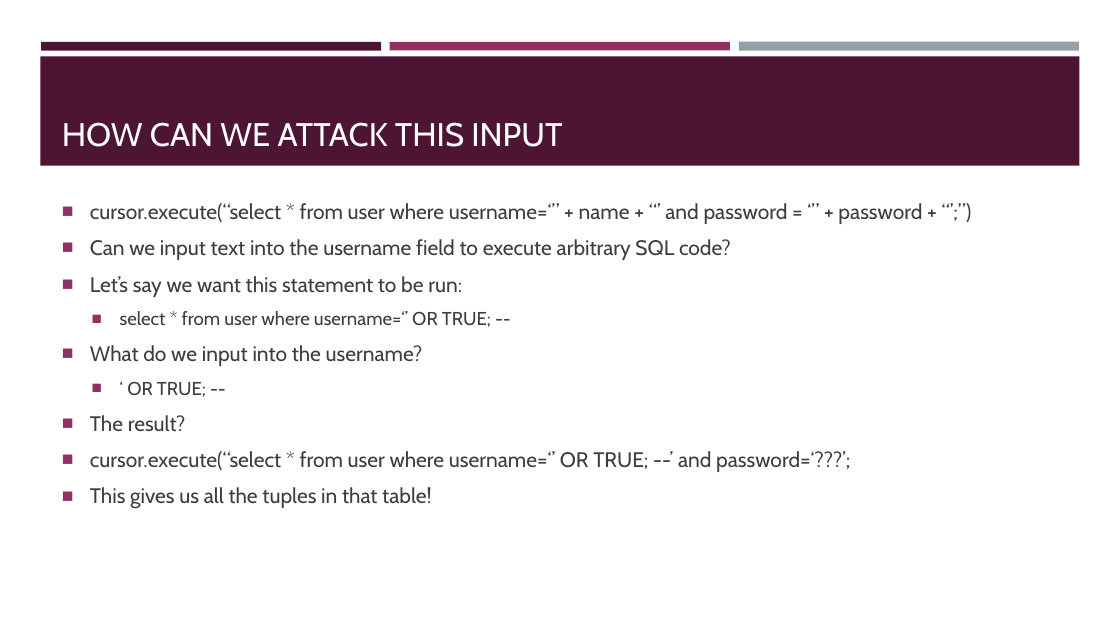
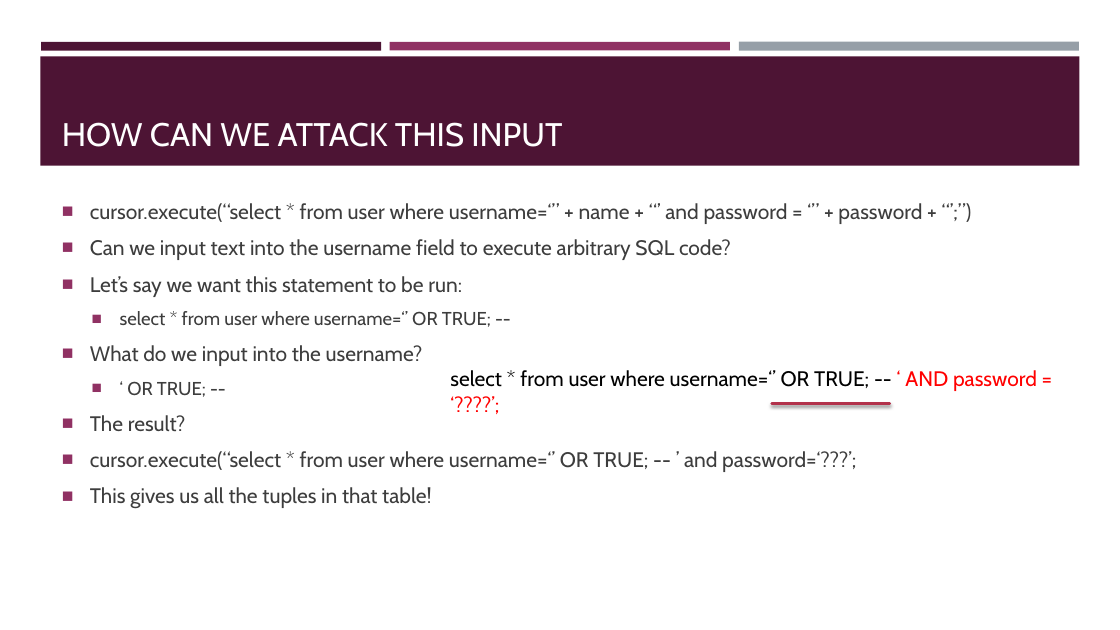
Before and after one commit to sidsenkumar11/sidsenkumar11.github.io, a slide deck: slide 12 of presentations/9-16_GreyHat_SQL_Injection.pptx. Drawn at 1120x630 pixels with LibreOffice and Linux fonts; fonts in the diff are those of the drawing. Boxes give left, top, right and bottom in pixels: in the first picture for what was removed or moved away, otherwise in the second. Text is boxed around its words. In the diff, an @@ line names an element or a change of style, - is before the commit and + after.

```diff
--- a/presentations/9-16_GreyHat_SQL_Injection.pptx
+++ b/presentations/9-16_GreyHat_SQL_Injection.pptx
@@ text added at [450, 370, 1037, 391], 18 pt, text #000000 @@
+select * from user where username=‘’ OR TRUE; -- ‘ AND password = ‘????’;
@@ line added from (772, 403) to (890, 403), #B2324B 2 pt @@
@@ text at [90, 451, 856, 472]: spaces changed @@
-■ cursor.execute(“select * from user where username=‘’ OR TRUE; --’ and password=‘???’;
+■ cursor.execute(“select * from user where username=‘’ OR TRUE; -- ’ and password=‘???’;
```
Also in this commit, not shown: 5 other slides changed, 1 slide added.
